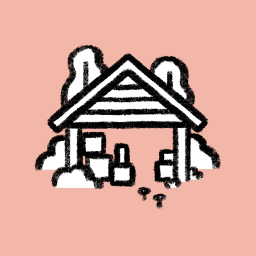
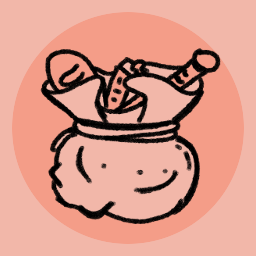
Layers edited between the first and the second 256 × 256 image:
added layer "compactstorage.magic_pouch.png-Kopie" above "compactstorage.magic_pouch.png" over [40,48,221,225]
added layer "compactstorage.magic_pouch.png" above "Ebene" over [43,50,219,222]
added layer "Ebene" above "Warehouse.png" over [12,12,244,244]
hid "Warehouse.png" over [34,44,221,209]
